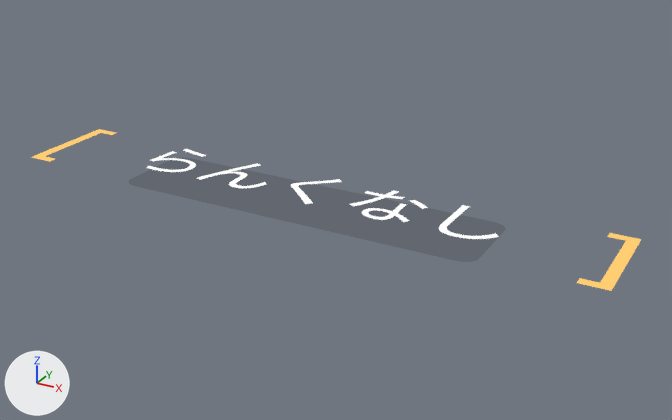
What one commit did to the Blender file rendermarker.unranked.blend.
Camera for both pictures: a 50 mm lens placed at (3.63, -7.36, 2.95), pointed at (0.23, -1.18, -0.14). The axes (+X, +Y, +Z) are drawn at lower left. The lights are the same throughout. Text is drawn in Blender's own font.

In view in the first picture: 'Text', 'Text.001'.
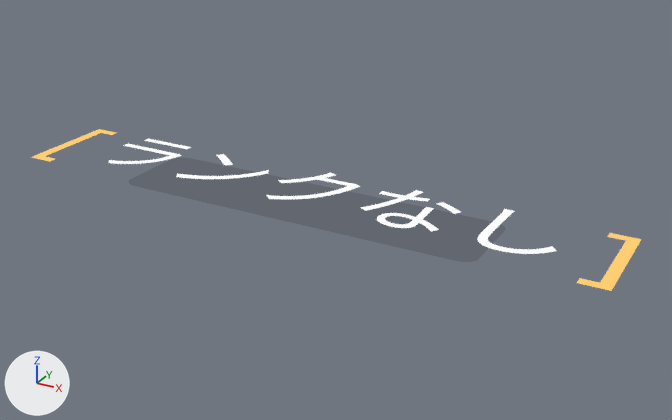
What the commit changed:
In text 'Text.011' (txt_text_011), body goes from 'らんくなし' to 'ランクなし'.
In text 'Text.011' (txt_text_011), size goes from 0.72 to 0.911.
In text 'Text.011' (txt_text_011), space_line is now set to 0.64.

Changed parts and their boxes [x1, y1, x2, y2] in the pictures (672 x 420 px):
'Text.001', text changed: before [147, 149, 498, 239]; after [109, 138, 556, 254]
